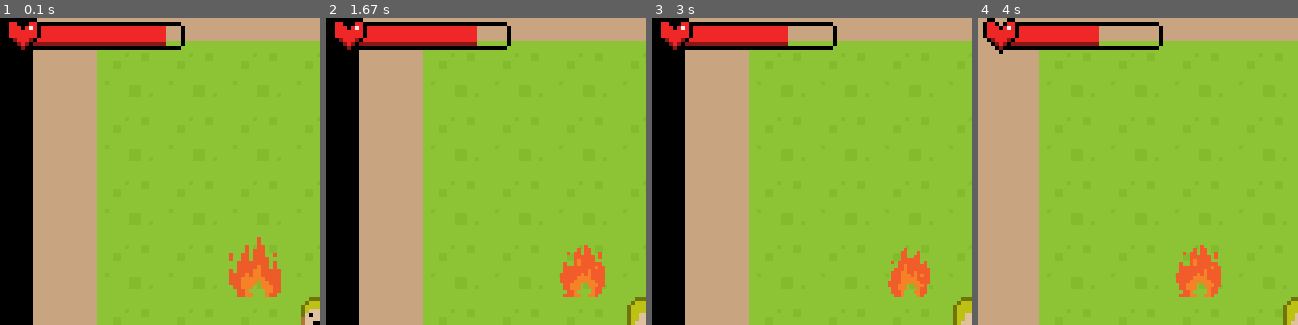
Above: before the commit, frames 1-4 (left to right).
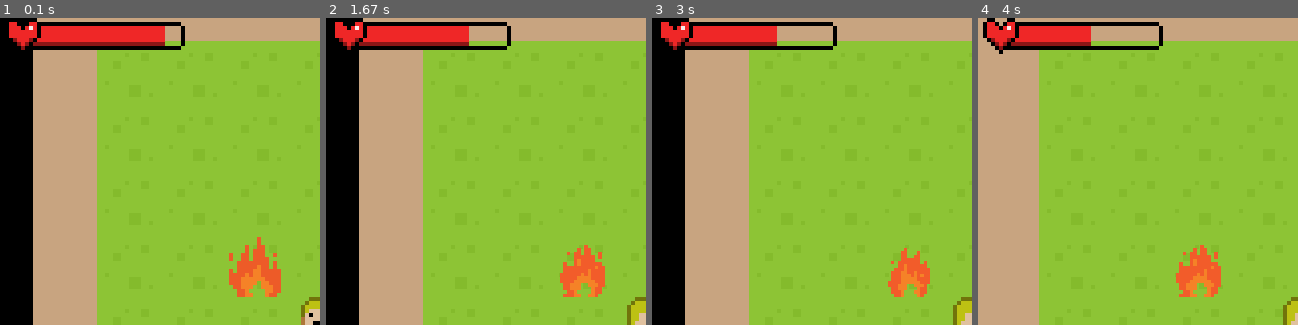
Above: after the commit, the same moments.

Repository: Flashweb14/PyGameRPG
Game: pygame game, started from RPG/__main__.py
Two runs of this game, one before a commit and one after it. Both use one fixed random seed, a clock stepped at 60 frames per second and the inputs below.
Inputs:
- Up to frame 1 (0.1 s): no input
- Up to frame 2 (1.67 s): hold D 0.33-0.8 s; hold D 0.83-1.13 s; hold D 1.17-1.63 s
- Up to frame 3 (3 s): hold D 1.67-2.2 s; hold D 2.23-2.53 s; tap Space at 2.57, 2.97 s; hold D from 2.9 s (still down)
- Up to frame 4 (4 s): tap Space at 3.27, 3.4, 3.8 s; release D at 3.3 s; hold D 3.33-3.7 s; hold D from 3.73 s (still down)
The pictures show only the part of the screen within x 0-50%, y 2-52%; the shares and areas given below are measured in that part.

The runs differ from the first frame. In frame 1, less than 0.1% of the frame differs, in the area x 51-52%, y 2-10%; in frame 2, 0.2%; in frame 3, 0.2%, in the area x 39-43%, y 2-10%; in frame 4, 0.2%.

Commit message:
:art: Улучшение работы индикатора hp главного героя

Diff:
--- a/RPG/scripts/consts.py
+++ b/RPG/scripts/consts.py
@@ -33,6 +33,8 @@
 RED_SLIME_2 = load_image('resources/sprites/enemies/red_slime/red_slime_2.png')
 RED_SLIME_3 = load_image('resources/sprites/enemies/red_slime/red_slime_3.png')
 
-HP_BAR_FULL = load_image('resources/sprites/gui/hp_bar/hp_bar_10.png')
+HP_BAR_0 = load_image('resources/sprites/gui/hp_bar/hp_bar_0.png')
+HP_BAR_1 = load_image('resources/sprites/gui/hp_bar/hp_bar_1.png')
+
 HP_BAR_NPC = load_image('resources/sprites/gui/npc_hp_bar.png')
 #HP_BAR_NPC = load_image('resources/sprites/enemies/red_slime/red_slime_1.png')
--- a/RPG/scripts/gui.py
+++ b/RPG/scripts/gui.py
@@ -1,14 +1,22 @@
 from RPG.scripts.game_object import GameObject
-from RPG.scripts.consts import HP_BAR_FULL, TILE_SIZE
+from RPG.scripts.consts import HP_BAR_0, HP_BAR_1
 from RPG.scripts.utilities import load_image
+import pygame
 
 
 class HealthBar(GameObject):
     def __init__(self, game, x, y):
-        super().__init__(game, HP_BAR_FULL, x, y, game.gui_group, game.all_sprites)
+        super().__init__(game, HP_BAR_1, x, y, game.gui_group, game.all_sprites)
         self.rect = self.image.get_rect()
         self.rect.x = x
         self.rect.y = y
 
     def update(self, *args):
-        self.image = load_image('resources/sprites/gui/hp_bar/hp_bar_{}.png'.format(int(self.game.player.hp)))
+        pygame.draw.rect(self.image, (0, 0, 0, 0), (36, 8, 140, 20))
+        if self.game.player.hp >= 1:
+            pygame.draw.rect(self.image, (239, 39, 39),
+                             (36, 8, 140 // self.game.player.max_hp * (self.game.player.hp - 1), 16))
+            pygame.draw.rect(self.image, (138, 22, 22),
+                             (36, 24, 140 // self.game.player.max_hp * (self.game.player.hp - 1), 4))
+        else:
+            self.image = HP_BAR_0
--- a/RPG/scripts/player.py
+++ b/RPG/scripts/player.py
@@ -30,7 +30,8 @@
         self.animation = 0
         self.direction = 'down'
 
-        self.hp = 10
+        self.max_hp = 10
+        self.hp = self.max_hp
 
     def handle_event(self, event):
         if event.type == pygame.KEYDOWN:
@@ -70,6 +71,8 @@
         for sprite in self.game.harm_sprites:
             if pygame.sprite.collide_rect(self, sprite):
                 self.hp -= sprite.damage / self.game.FPS
+        if self.hp <= 0:
+            self.game.terminate()
 
     def move(self):
         if self.motion:
Binary file changed: RPG/resources/sprites/gui/hp_bar/hp_bar_1.png
